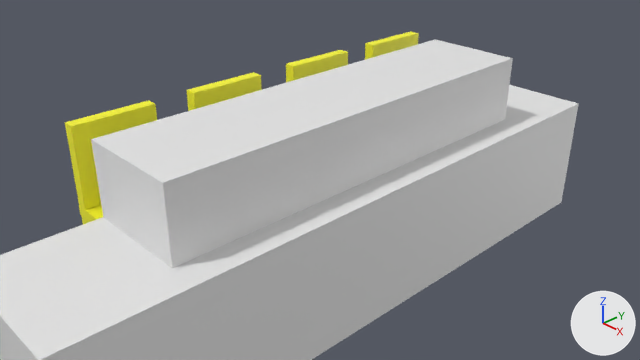
A saved change to the Blender file theroom/excersizes/teater/seatrow_yellow.blend.
Before and after are seen from the file's camera 'Camera'. Arrows for +X, +Y and +Z are at lower right; the lights stay in place.

Names of what the first picture shows: '4chair.001', 'carpet.zone', 'front.zone'.
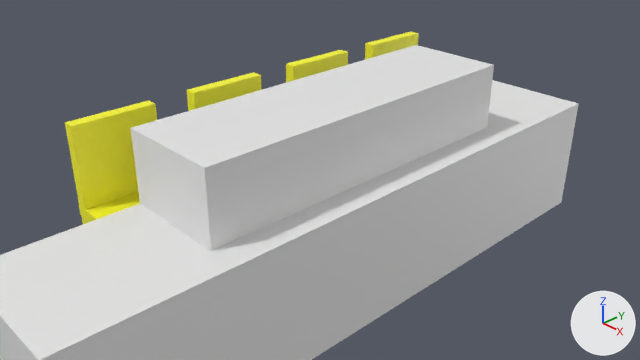
Edits to the scene script, one JSON object a line:
```json
{"op": "set", "path": "ob_front_zone.scale", "old": "(-0.792, 3.27, 1.0)", "new": "(-0.792, 2.75, 1.0)"}
```

Where the change shows, as pixel boxes [x1, y1, x2, y2] in the pictures (640 x 360 px):
```json
{"object": "front.zone", "change": "rescaled", "before": [91, 39, 513, 268], "after": [130, 45, 494, 251], "on screen": "14% narrower, 10% shorter"}
```
